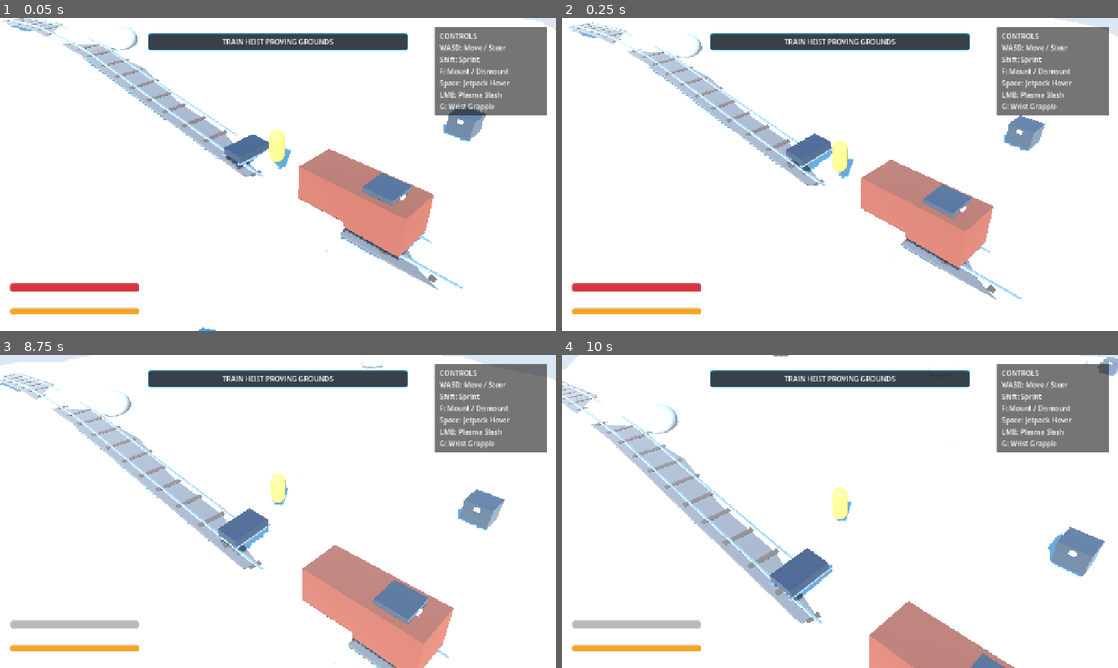
Above: before the commit, frames 1-4 (two rows, left to right).
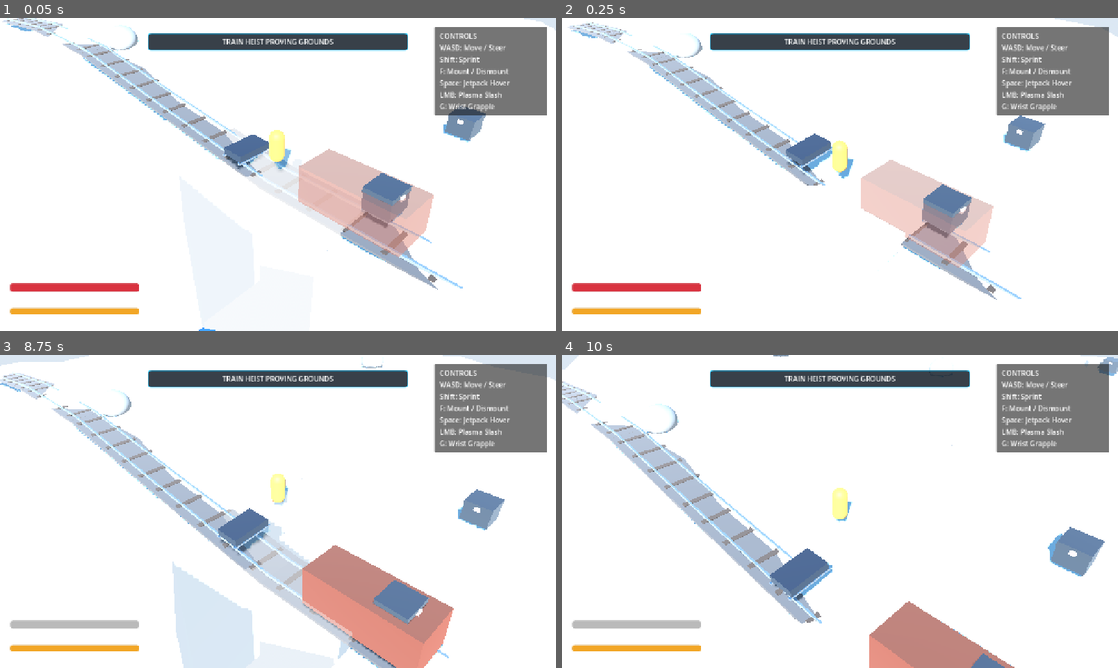
Above: after the commit, the same moments.

Repository: mcintalmo/drift
Game: Godot game, scene res://scenes/world/ProceduralSectorSandbox.tscn
Two runs of this game, one before a commit and one after it. Both use one fixed random seed, a clock stepped at 60 frames per second and the inputs below. This scene is started directly instead of the project's main scene.
Inputs (mouse positions are in pixels of both pictures, inside the frame that each line leads up to):
- Up to frame 1 (0.05 s): no input
- Up to frame 2 (0.25 s): no input
- Up to frame 3 (8.75 s): tap Enter (ui_accept) at 0.5, 0.77, 3.77, 6.77, 7.25, 8 s; move the mouse to (250, 574) at 0.52 s; hold W (accelerate) 0.53-1.25 s; click (250, 574) at 0.6 s; drag from (444, 558) to (250, 574) at 1.27 s; move the mouse to (111, 464) at 2.02 s; hold Q (pilot_lean_left) 2.03-2.75 s; tap G (pilot_wrist_grapple) at 2.1 s; drag from (305, 511) to (111, 464) at 2.77 s; move the mouse to (194, 433) at 3.52 s; hold S (brake_reverse) 3.53-4.25 s; hold Right mouse button (winch_quick) 3.53-4.25 s; drag from (400, 495) to (194, 433) at 4.27 s; move the mouse to (166, 527) at 5.02 s; hold W (accelerate) 5.03-5.75 s; tap R at 5.1 s; click (166, 527) at 5.17 s; drag from (333, 442) to (166, 527) at 5.77 s; move the mouse to (250, 574) at 6.52 s; hold E (pilot_lean_right) 6.53-7.25 s; hold F (pilot_mount_dismount) 6.53-7.25 s; drag from (444, 558) to (250, 574) at 7.27 s; move the mouse to (111, 464) at 8.02 s; hold S (brake_reverse) from 8.03 s (still down); hold Shift (sprint) from 8.03 s (still down)
- Up to frame 4 (10 s): release S (brake_reverse) at 8.75 s; release Shift (sprint) at 8.75 s; drag from (867, 511) to (673, 464) at 8.77 s; move the mouse to (756, 433) at 9.52 s; hold W (accelerate) from 9.53 s (still down); hold Middle mouse button (winch_reel) from 9.53 s (still down); click (756, 433) at 9.67 s; tap Enter (ui_accept) at 9.77 s

The runs differ from the first frame. In frame 1, 4.8% of the frame differs, in the area x 36-78%, y 35-100%; in frame 2, 4.2%; in frame 3, 5.6%, in the area x 31-64%, y 43-100%; in frame 4, nothing differs.

Commit message:
Replace velocity-based forecast with spatial sight-cylinder proximity envelope in IsometricCameraRig, preventing obstacles ahead of the sled from falsely fading

Diff:
--- a/scripts/camera/isometric_camera_rig.gd
+++ b/scripts/camera/isometric_camera_rig.gd
@@ -17,9 +17,9 @@
 @export_group("Terrain & Prop See-Through Occlusion")
 @export var is_terrain_see_through_enabled: bool = true
 @export var occluded_transparency_alpha: float = 0.28
-@export var anticipatory_fade_distance_m: float = 3.5
-@export var fade_in_speed: float = 8.0
-@export var fade_out_speed: float = 4.5
+@export var sight_cylinder_radius_m: float = 1.8
+@export var fade_in_speed: float = 10.0
+@export var fade_out_speed: float = 5.0
 
 @export_group("Trauma & Screen Shake")
 @export var trauma_decay_rate: float = 1.4
@@ -32,7 +32,7 @@
 var _current_trauma: float = 0.0
 var _shake_time: float = 0.0
 
-# Tracked occluder materials: StandardMaterial3D -> float (target_alpha)
+# Tracked occluder materials: StandardMaterial3D -> float (current_alpha)
 var _occluded_materials: Dictionary = {}
 
 func _ready() -> void:
@@ -77,7 +77,7 @@
 	if is_terrain_see_through_enabled and target_node and camera_3d:
 		_update_terrain_occlusion(delta)
 
-## Multi-piercing raycasting and anticipatory velocity-cone fading across all cascaded occluders
+## Multi-piercing line-of-sight cylinder raycasting strictly between camera and sled envelope
 func _update_terrain_occlusion(delta: float) -> void:
 	var space_state: PhysicsDirectSpaceState3D = get_world_3d().direct_space_state
 	if not space_state:
@@ -90,28 +90,36 @@
 	if cam_to_target_dist < 1.0:
 		return
 
-	# Target velocity for anticipatory pre-fade
-	var vel_forecast: Vector3 = Vector3.ZERO
-	if target_node is CharacterBody3D:
-		var v: Vector3 = (target_node as CharacterBody3D).velocity
-		if v.length() > 0.2:
-			vel_forecast = v.normalized() * minf(v.length() * 0.45, anticipatory_fade_distance_m)
-
-	# Sample ray targets: Direct core, lateral bounds, vertical bounds, and velocity anticipatory forecast
+	# Compute camera view-plane basis for spatial cylinder rays around current sled position
+	var sight_dir: Vector3 = (target_center - cam_pos).normalized()
+	var cam_right: Vector3 = camera_3d.global_transform.basis.x.normalized()
+	var cam_up: Vector3 = camera_3d.global_transform.basis.y.normalized()
+
+	# Spatial cylinder ray targets: Center core (1.0 weight) + radial proximity envelope
 	var ray_targets: Array[Dictionary] = [
-		{"pos": target_center, "weight": 1.0}, # Direct Line of Sight (Full Occlusion)
-		{"pos": target_center + Vector3(-1.2, 0, 0), "weight": 0.85},
-		{"pos": target_center + Vector3(1.2, 0, 0), "weight": 0.85},
-		{"pos": target_center + Vector3(0, 1.2, 0), "weight": 0.85},
-		{"pos": target_center + Vector3(0, -0.4, 0), "weight": 0.85}
+		{"pos": target_center, "weight": 1.0} # Direct center sightline
 	]
 
-	# If moving, add anticipatory approach ray targets
-	if vel_forecast.length_squared() > 0.01:
-		ray_targets.append({"pos": target_center + vel_forecast, "weight": 0.75})
-		ray_targets.append({"pos": target_center + vel_forecast * 0.5, "weight": 0.90})
-
-	# Map to aggregate the maximum occlusion weight per material: StandardMaterial3D -> max_weight
+	# 8-point radial proximity ring around current sled position
+	var r: float = sight_cylinder_radius_m
+	for i: int in range(8):
+		var angle_rad: float = deg_to_rad(45.0 * float(i))
+		var offset_3d: Vector3 = (cam_right * (cos(angle_rad) * r)) + (cam_up * (sin(angle_rad) * (r * 0.75)))
+		ray_targets.append({
+			"pos": target_center + offset_3d,
+			"weight": 0.82 # Proximity pre-fade weight
+		})
+
+	# Inner proximity ring (half radius)
+	for i: int in range(4):
+		var angle_rad: float = deg_to_rad(90.0 * float(i) + 22.5)
+		var offset_3d: Vector3 = (cam_right * (cos(angle_rad) * r * 0.5)) + (cam_up * (sin(angle_rad) * (r * 0.4)))
+		ray_targets.append({
+			"pos": target_center + offset_3d,
+			"weight": 0.94
+		})
+
+	# Map to aggregate maximum occlusion weight per material: StandardMaterial3D -> max_weight
 	var active_materials_weight: Dictionary = {}
 
 	var base_exclude: Array[RID] = []
@@ -123,10 +131,10 @@
 		var ray_weight: float = entry["weight"]
 		var ray_dist: float = cam_pos.distance_to(ray_dest)
 
-		# Piercing multi-hit raycast along this ray
+		# Piercing multi-hit raycast strictly along this line of sight
 		var exclude_list: Array[RID] = base_exclude.duplicate()
 
-		for _hit_step in range(8): # Max 8 cascaded terrain/prop colliders along single line of sight
+		for _hit_step in range(8): # Pierces through all cascaded hills/props along line of sight
 			var query: PhysicsRayQueryParameters3D = PhysicsRayQueryParameters3D.create(cam_pos, ray_dest, 1) # Layer 1 = World Terrain & Props
 			query.exclude = exclude_list
 
@@ -137,8 +145,8 @@
 			var hit_pos: Vector3 = result.get("position", Vector3.ZERO)
 			var hit_dist: float = cam_pos.distance_to(hit_pos)
 
-			# If the hit is between camera and target
-			if hit_dist < (ray_dist - 0.8):
+			# Occlusion only applies to objects strictly between the camera and the sled envelope
+			if hit_dist < (ray_dist - 0.75):
 				var collider: Object = result.get("collider")
 				if collider is CollisionObject3D:
 					exclude_list.append((collider as CollisionObject3D).get_rid())
@@ -152,13 +160,13 @@
 			else:
 				break
 
-	# Register newly discovered materials
+	# Register newly discovered occluding materials
 	for mat: StandardMaterial3D in active_materials_weight:
 		if not _occluded_materials.has(mat):
 			mat.transparency = BaseMaterial3D.TRANSPARENCY_ALPHA
-			_occluded_materials[mat] = 1.0 # Start from opaque and smoothly fade
-
-	# Smoothly interpolate alpha based on proximity weight and anticipatory approach
+			_occluded_materials[mat] = 1.0 # Start from opaque and smoothly dissolve
+
+	# Smoothly interpolate alpha based on proximity weight
 	var to_remove: Array[StandardMaterial3D] = []
 	for mat: StandardMaterial3D in _occluded_materials:
 		if not is_instance_valid(mat):
@@ -171,7 +179,6 @@
 
 		if is_occluding:
 			var weight: float = active_materials_weight[mat]
-			# Proactive anticipatory fade: higher weight -> deeper transparency
 			target_alpha = lerpf(1.0, occluded_transparency_alpha, weight)
 			speed = fade_in_speed
 
@@ -179,7 +186,6 @@
 		var new_a: float = move_toward(current_a, target_alpha, speed * delta)
 		mat.albedo_color.a = new_a
 
-		# If fully restored back to 1.0, cleanly disable alpha transparency
 		if not is_occluding and new_a >= 0.99:
 			mat.transparency = BaseMaterial3D.TRANSPARENCY_DISABLED
 			mat.albedo_color.a = 1.0
